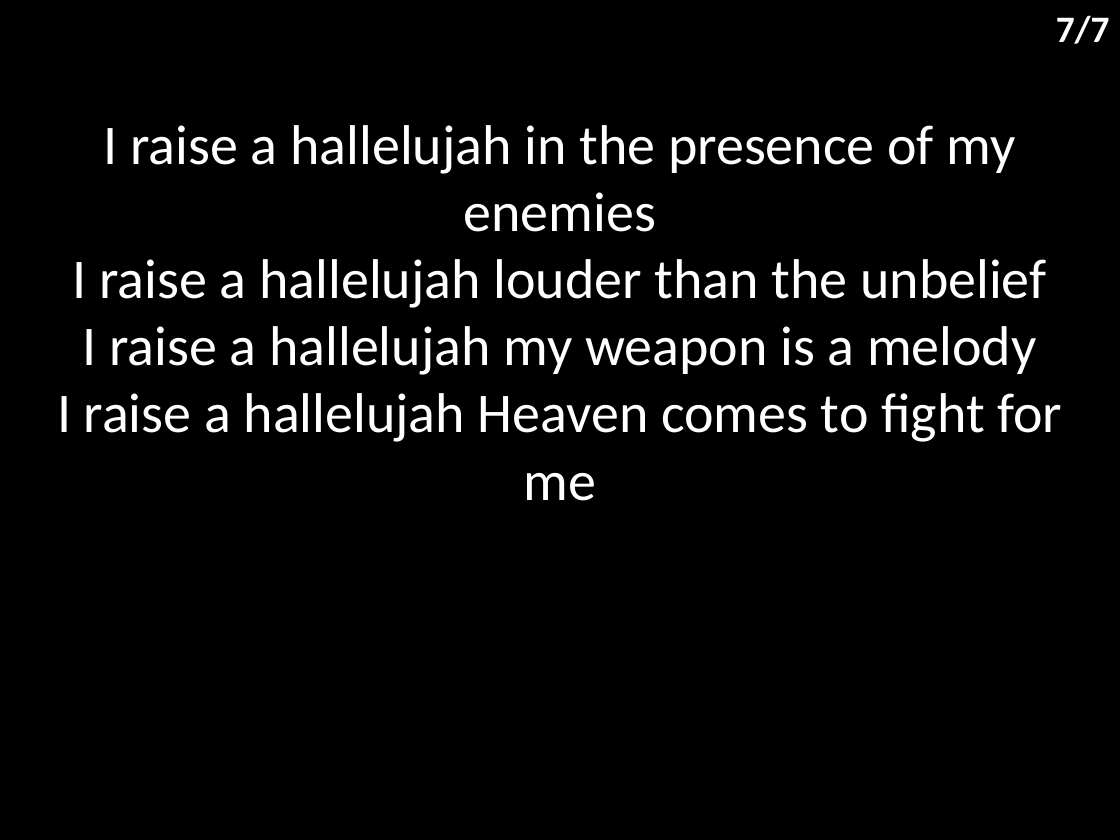
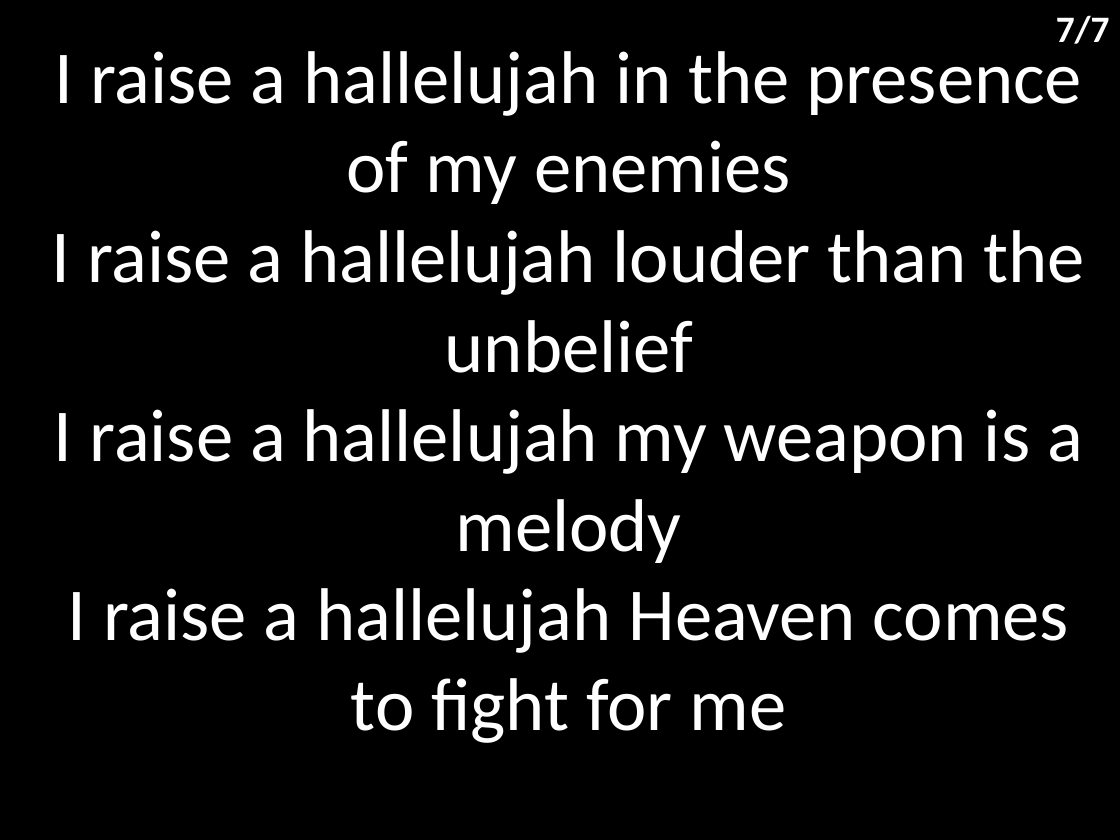
Before and after one commit to hoo-are-ya/worship, a slide deck: slide 8 of docs/songs/raise a hallelujah.pptx. Drawn at 1120x840 pixels with LibreOffice and Linux fonts; fonts in the diff are those of the drawing. Boxes give left, top, right and bottom in pixels: in the first picture for what was removed or moved away, otherwise in the second. Text is boxed around its words. In the diff, an @@ line names an element or a change of style, - is before the commit and + after.

```diff
--- a/docs/songs/raise a hallelujah.pptx
+++ b/docs/songs/raise a hallelujah.pptx
@@ subtitle "I raise a hallelujah in ...": place and size @@
-subtitle "I raise a hallelujah in ..." at bbox=[57, 125, 1062, 501]
+subtitle "I raise a hallelujah in ..." at bbox=[52, 41, 1084, 743]
@@ subtitle "I raise a hallelujah in ..." at bbox=[52, 41, 1084, 743]: size 36 to 48 pt; more space between paragraphs @@
```
Also in this commit, not shown: 6 other slides changed, 9 other files.
